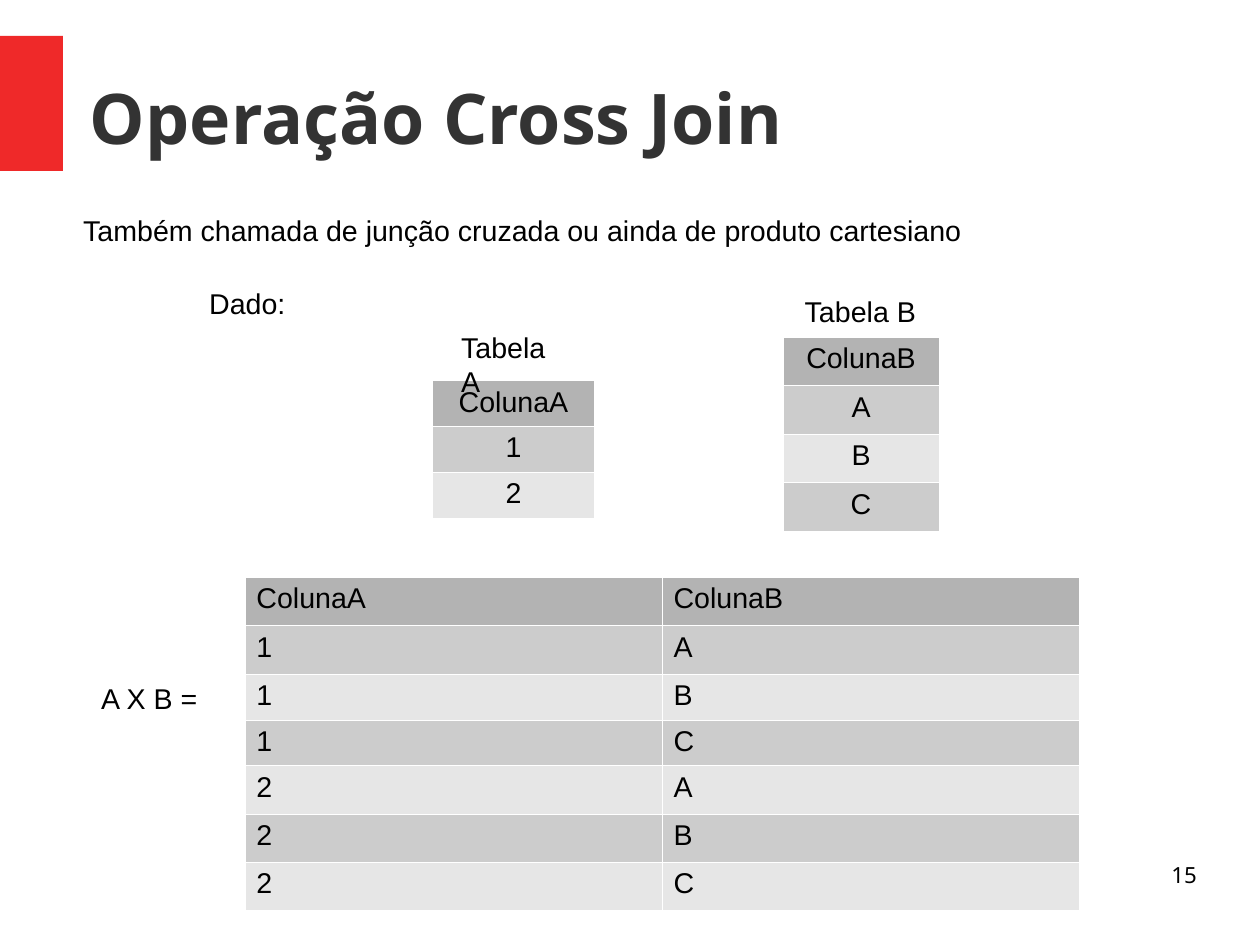
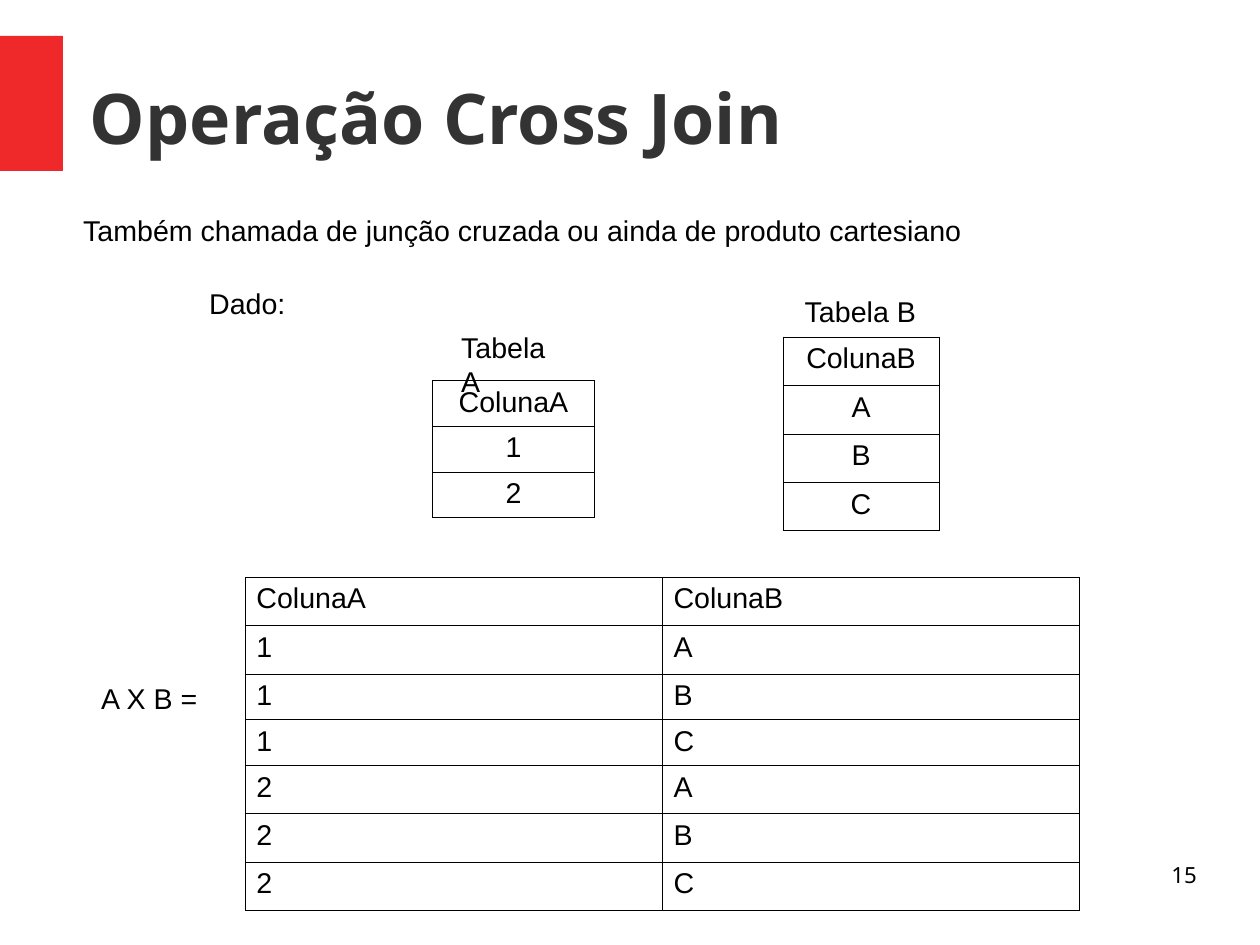
Before and after one commit to viniciusalveshax/aulas, a slide deck: slide 15 of banco-de-dados-2/aula3/bd2-pdf3-sql.odp. Drawn at 1260x945 pixels with LibreOffice and Linux fonts; fonts in the diff are those of the drawing. Boxes give left, top, right and bottom in pixels: in the first picture for what was removed or moved away, otherwise in the second. Text is boxed around its words. In the diff, an @@ line names an element or a change of style, - is before the commit and + after.

```diff
--- a/banco-de-dados-2/aula3/bd2-pdf3-sql.odp
+++ b/banco-de-dados-2/aula3/bd2-pdf3-sql.odp
@@ table at (x1=783, y1=337, x2=939, y2=532) @@
@@ fill #B3B3B3 to none in row 1, column 1 @@
@@ fill #CCCCCC to none in 2 cells @@
@@ fill #E6E6E6 to none in row 3, column 1 @@
@@ borders changed @@
@@ table at (x1=432, y1=381, x2=595, y2=512) @@
@@ fill #B3B3B3 to none in row 1, column 1 @@
@@ fill #CCCCCC to none in row 2, column 1 @@
@@ fill #E6E6E6 to none in row 3, column 1 @@
@@ borders changed @@
@@ table at (x1=246, y1=577, x2=1080, y2=907) @@
@@ fill #B3B3B3 to none in row 1 @@
@@ fill #CCCCCC to none in 6 cells @@
@@ fill #E6E6E6 to none in 6 cells @@
@@ borders changed @@
```
Also in this commit, not shown: 2 other slides changed, 5 slides added, 1 other file.
